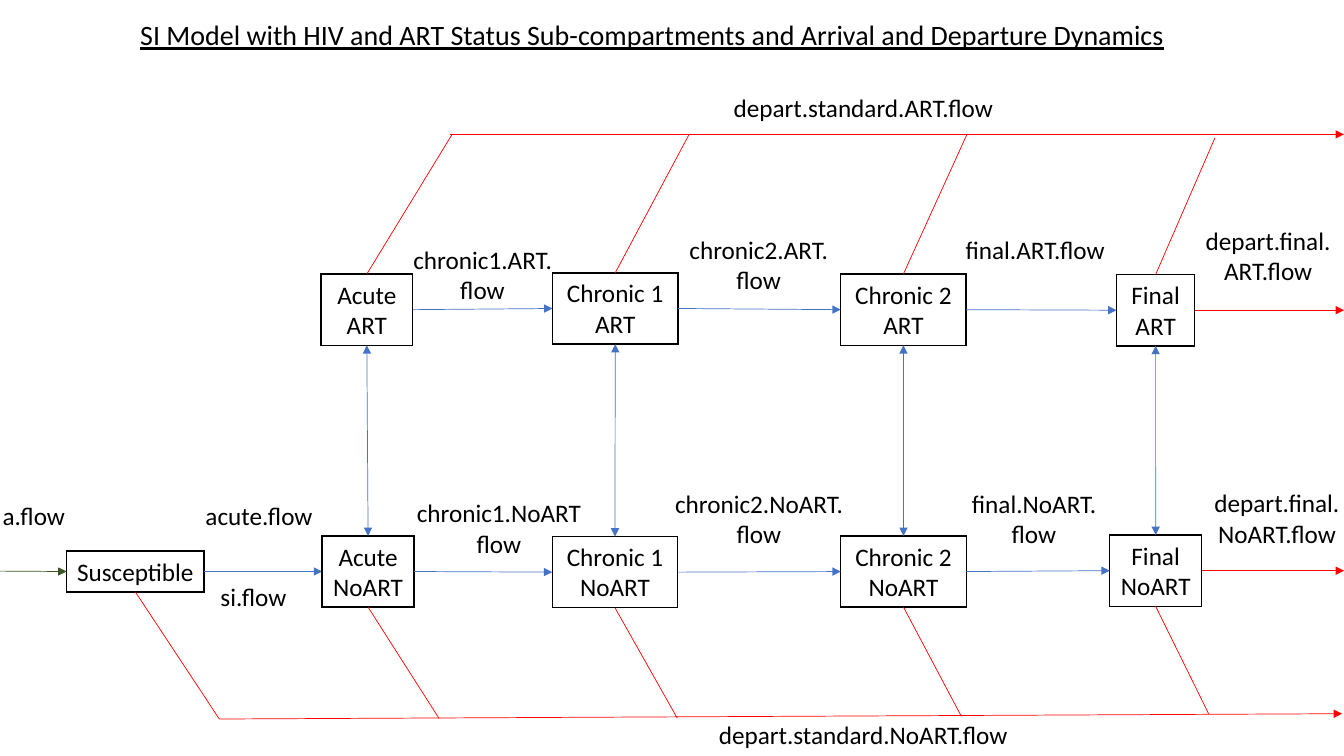
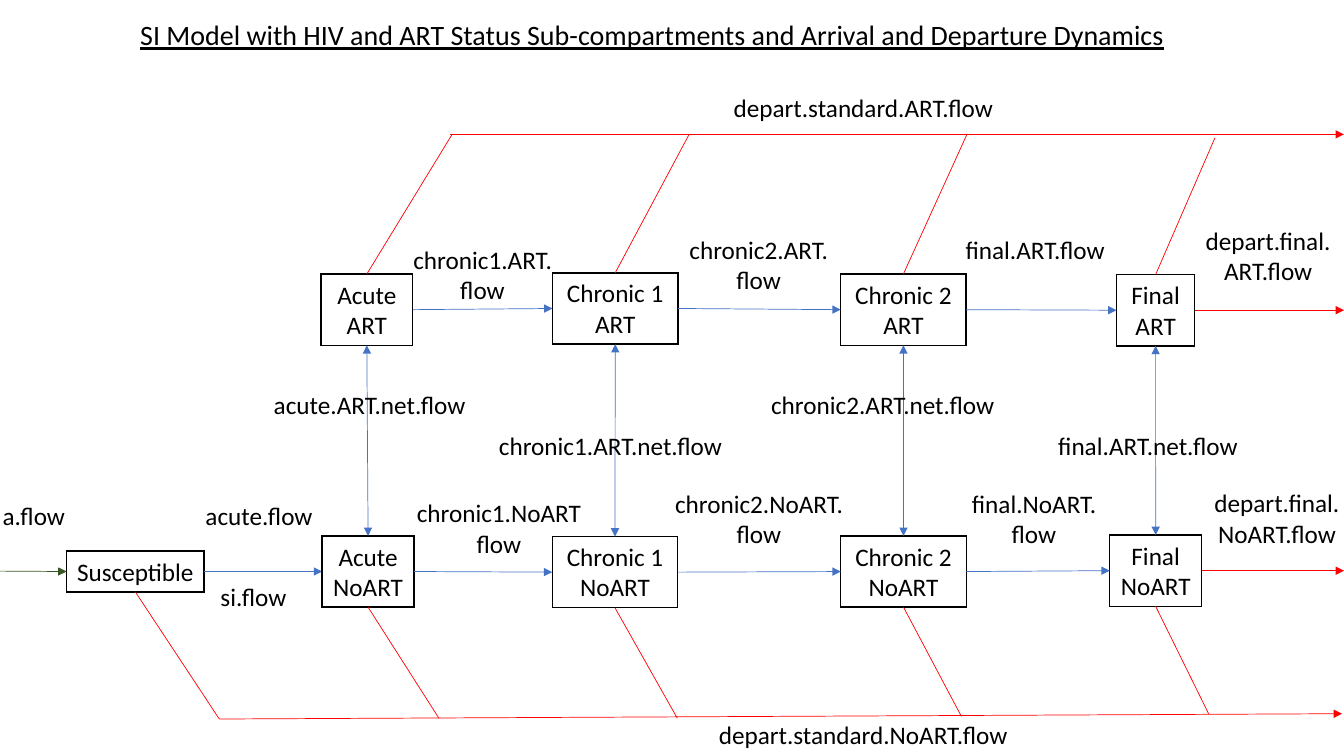
Before and after one commit to EpiModel/EpiModel-Gallery, a slide deck: slide 4 of 2019-03-HIV/HIV Model Diagram.pptx. Drawn at 1344x756 pixels with LibreOffice and Linux fonts; fonts in the diff are those of the drawing. Boxes give left, top, right and bottom in pixels: in the first picture for what was removed or moved away, otherwise in the second. Text is boxed around its words. In the diff, an @@ line names an element or a change of style, - is before the commit and + after.

Commit message:
HIV Model Updates
Updated ART treatment and discontinuance tracking, updated ppt diagram accordingly.
Finished testing, counts and flows appear accurate.

```diff
--- a/2019-03-HIV/HIV Model Diagram.pptx
+++ b/2019-03-HIV/HIV Model Diagram.pptx
@@ text added at [274,393,466,420], 18 pt, text #000000 @@
+acute.ART.net.flow
@@ text added at [771,393,994,420], 18 pt, text #000000 @@
+chronic2.ART.net.flow
@@ text added at [499,434,722,461], 18 pt, text #000000 @@
+chronic1.ART.net.flow
@@ text added at [1058,434,1237,461], 18 pt, text #000000 @@
+final.ART.net.flow
```
Also in this commit, not shown: 2 other files.
